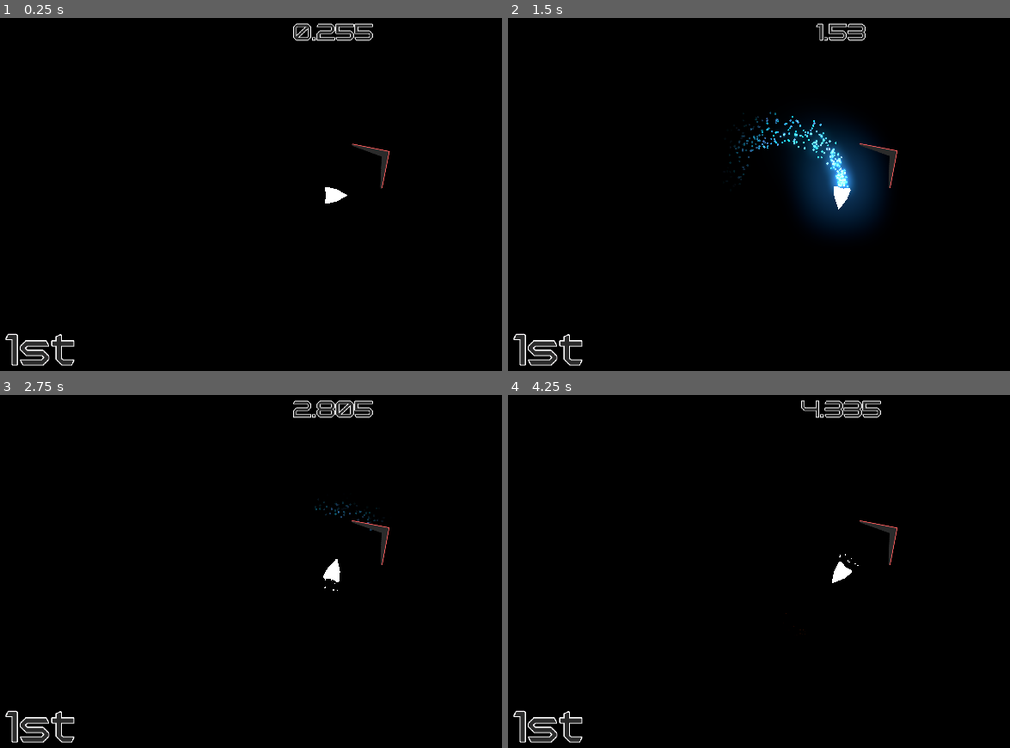
Above: before the commit, frames 1-4 (two rows, left to right).
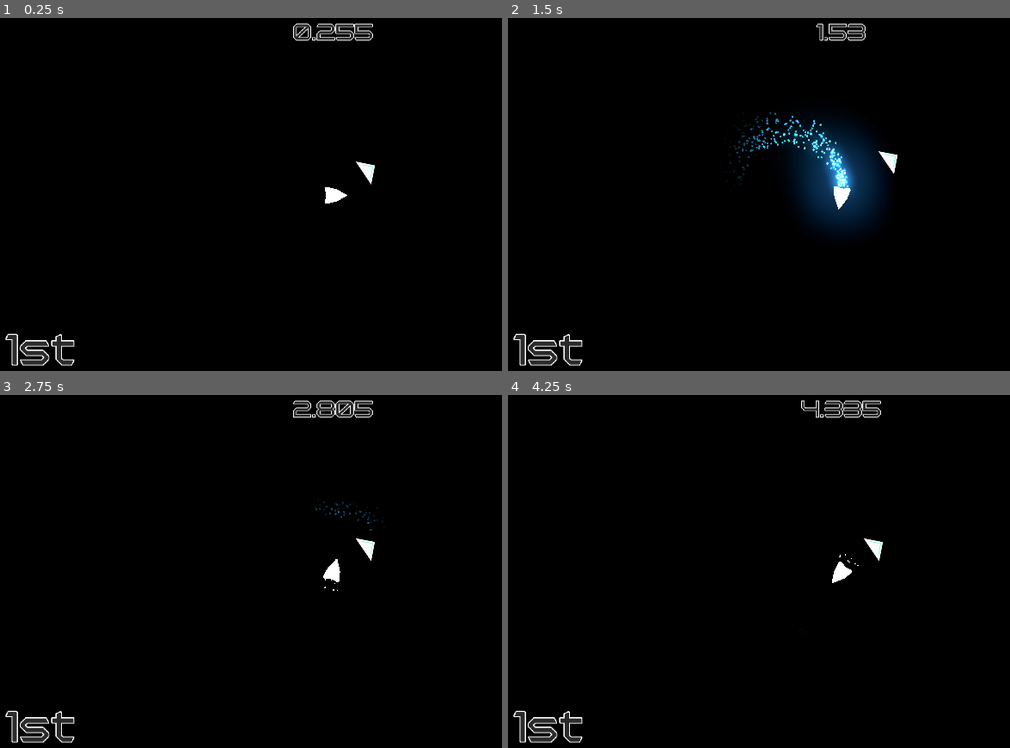
Above: after the commit, the same moments.

Repository: Insta-x/boost-racer
Game: Godot game, scene res://Src/Game.tscn
Two runs of this game, one before a commit and one after it. Both use one fixed random seed, a clock stepped at 60 frames per second and the inputs below. This scene is started directly instead of the project's main scene.
Inputs:
- Up to frame 1 (0.25 s): no input
- Up to frame 2 (1.5 s): hold D (turn_right) 0.53-1.28 s; hold Shift (boost) 0.53-1.28 s; hold Space (brake) from 1.28 s (still down); tap Shift (boost) at 1.35 s
- Up to frame 3 (2.75 s): release Space (brake) at 2.03 s; hold D (turn_right) from 2.03 s (still down); hold Shift (boost) from 2.03 s (still down)
- Up to frame 4 (4.25 s): release D (turn_right) at 2.78 s; release Shift (boost) at 2.78 s; hold W (thrust) 2.78-3.53 s; tap Shift (boost) at 2.85 s; hold A (turn_left) from 3.53 s (still down); hold Shift (boost) from 3.53 s (still down)

The runs differ from the first frame. In frame 1, 0.3% of the frame differs, in the area x 70-78%, y 35-49%; in frame 2, 0.2%; in frame 3, 0.3%; in frame 4, 0.3%.

Commit message:
update music and arrow

Diff:
--- a/Src/Arrow.gd
+++ b/Src/Arrow.gd
@@ -8,9 +8,18 @@
 onready var finish_node : Area2D = get_node(finish_area)
 onready var player_node : RigidBody2D = get_node(player)
 
-var size := Vector2(100,150)
+var size := Vector2(40,75)
+var anim_time := 0.4
+var temp := 0.0
+var maju := false
 
 func _physics_process(delta):
+	if (temp < anim_time):
+		temp+= delta
+	else:
+		temp = 0.0
+		maju = !maju
+
 	var dir = (finish_node.global_position - player_node.global_position)
 	if (abs(dir.x) < (get_viewport().size.x + offset.x)/2) and abs(dir.y) <(get_viewport().size.y)/2:
 		self.hide()
@@ -19,5 +28,7 @@
 		dir.normalized()
 		var pos = Vector2(((get_viewport().size.x - size.x)/2), (get_viewport().size.y - size.y)/2)
 		pos += offset.rotated(dir.angle())
+		if (maju):
+			pos+= offset.rotated(dir.angle())/2
 		set_rotation(dir.angle())
 		set_position(pos)
--- a/Src/Game.tscn
+++ b/Src/Game.tscn
@@ -26,8 +26,8 @@
 
 [node name="Arrow" type="TextureRect" parent="CanvasLayer"]
 margin_left = 1820.0
-margin_right = 1920.0
-margin_bottom = 150.0
+margin_right = 1860.0
+margin_bottom = 75.0
 texture = ExtResource( 4 )
 script = ExtResource( 5 )
 finish_area = NodePath("../../GameWorld/FinishArea2D")
--- a/Src/UI/Menu.tscn
+++ b/Src/UI/Menu.tscn
@@ -5,7 +5,7 @@
 [ext_resource path="res://Assets/Art/button-exit.png" type="Texture" id=3]
 [ext_resource path="res://Assets/Art/button-play-hover.png" type="Texture" id=4]
 [ext_resource path="res://Assets/Art/button-play.png" type="Texture" id=5]
-[ext_resource path="res://Assets/Sound/menu_music.wav" type="AudioStream" id=6]
+[ext_resource path="res://Assets/Sound/menu_music.mp3" type="AudioStream" id=6]
 [ext_resource path="res://Assets/Art/button-exit-hover.png" type="Texture" id=7]
 
 [sub_resource type="DynamicFont" id=1]
Binary file changed: Assets/Art/arrow.png
Not shown, added: Assets/Sound/menu_music.mp3.import
Not shown, removed: Assets/Sound/menu_music.wav.import
Not shown, added: Assets/Sound/menu_music.mp3
Not shown, changed: Assets/Sound/menu_music.wav
Not shown, changed: Assets/Sound/music.mp3
